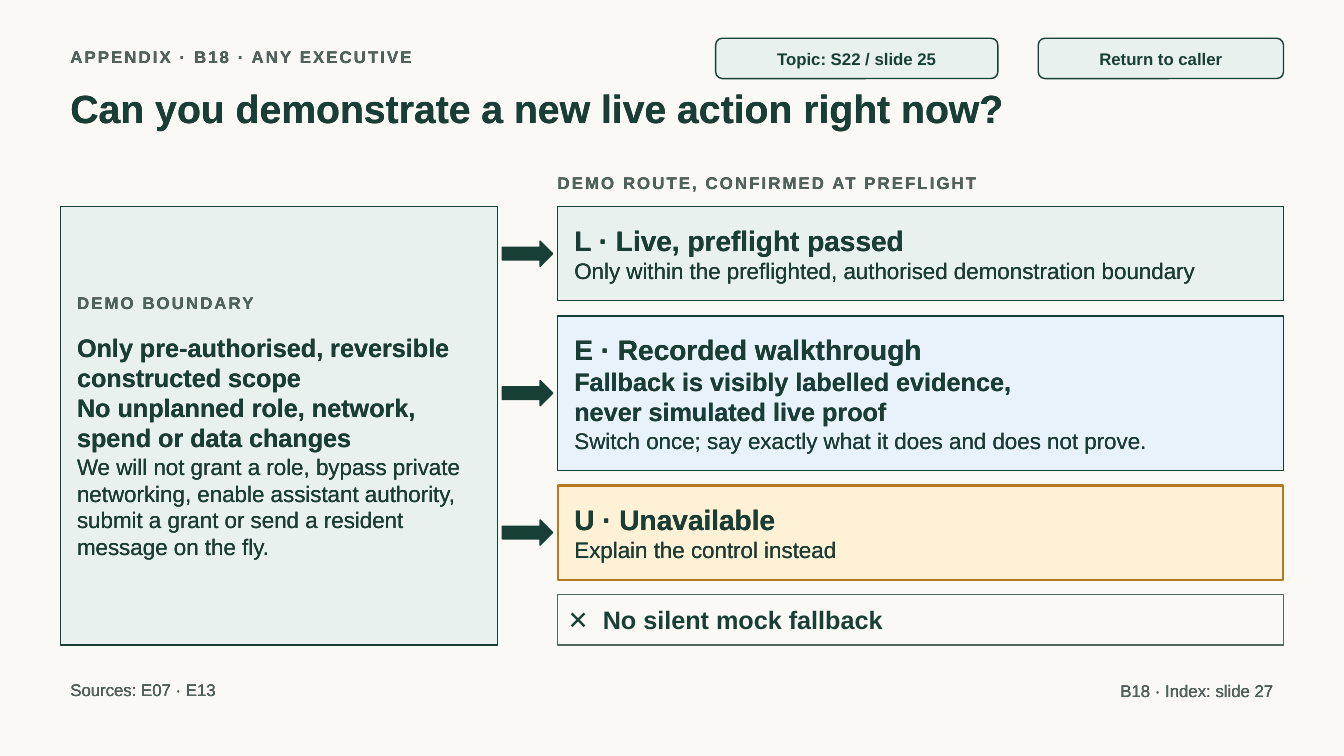
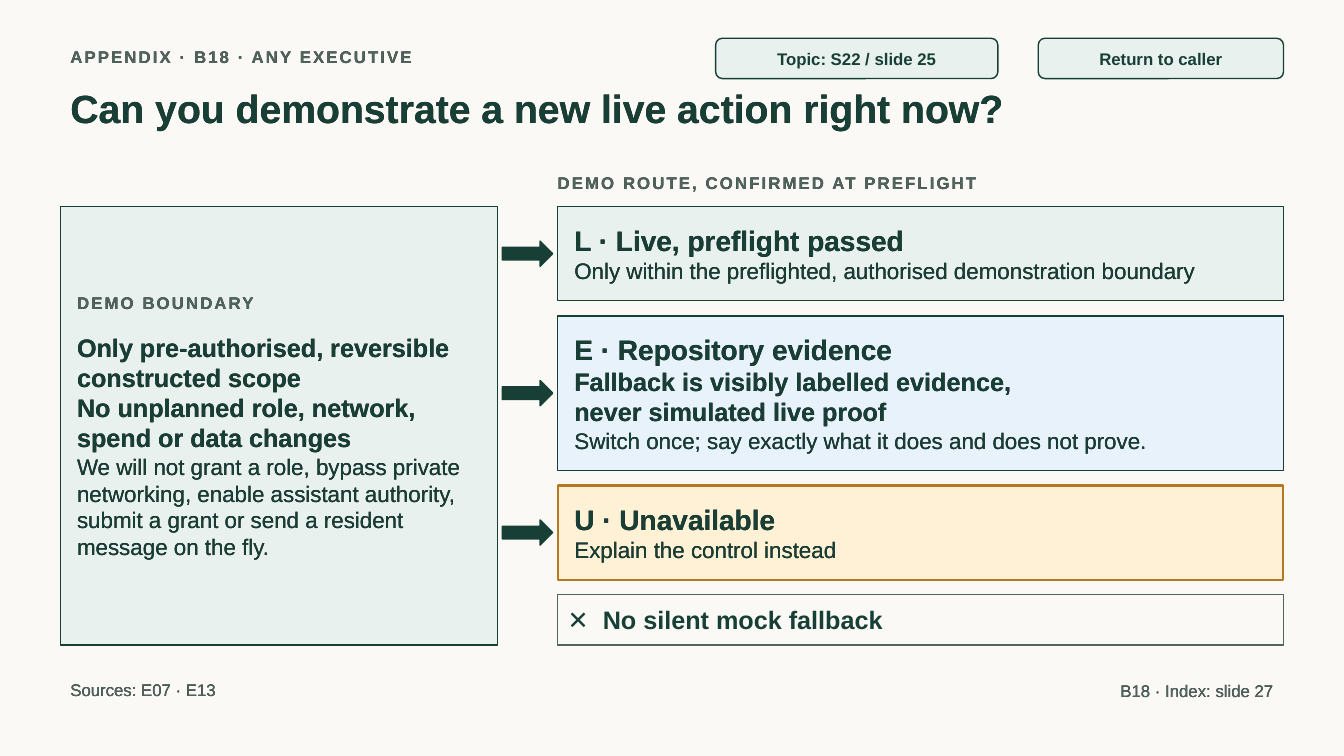
Before and after one commit to jmservera/ama, a slide deck: slide 45 of docs/capstone/deck/zava-forward-cowork-v2-draft.pptx. Drawn at 1344x756 pixels with LibreOffice and Linux fonts; fonts in the diff are those of the drawing. Boxes give left, top, right and bottom in pixels: in the first picture for what was removed or moved away, otherwise in the second. Text is boxed around its words. In the diff, an @@ line names an element or a change of style, - is before the commit and + after.

```diff
--- a/docs/capstone/deck/zava-forward-cowork-v2-draft.pptx
+++ b/docs/capstone/deck/zava-forward-cowork-v2-draft.pptx
@@ text at (574, 339, 892, 365): text changed @@
-E · Recorded walkthrough
+E · Repository evidence
```
Also in this commit, not shown: 2 other slides changed, 10 other files.
